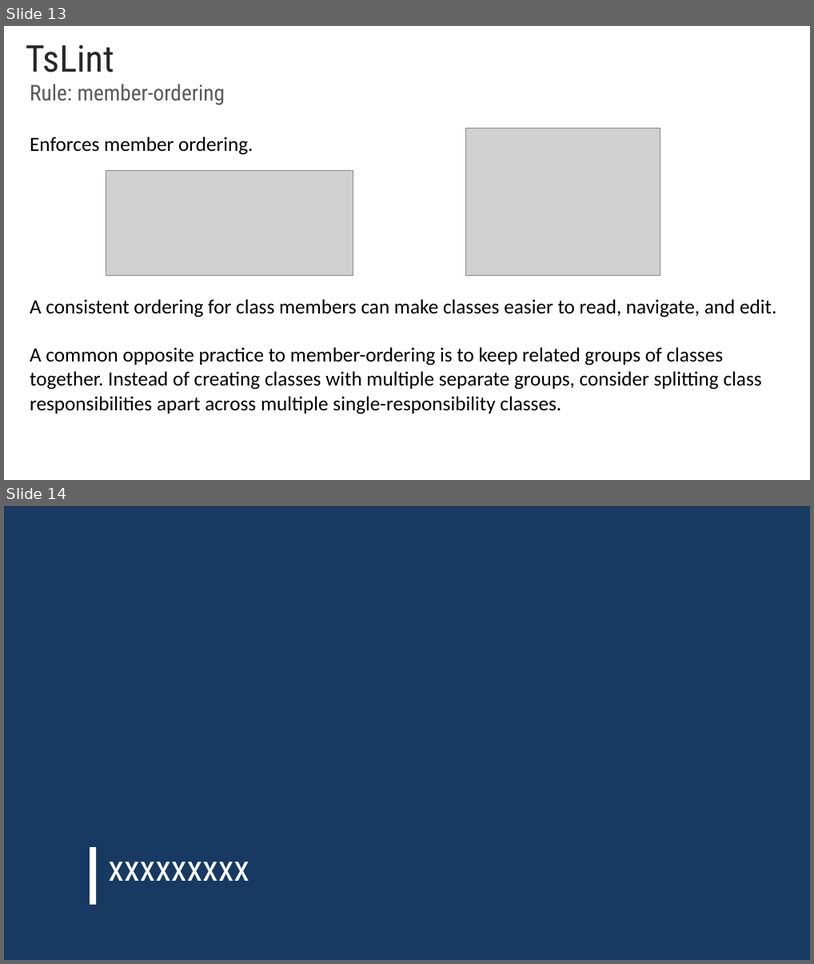
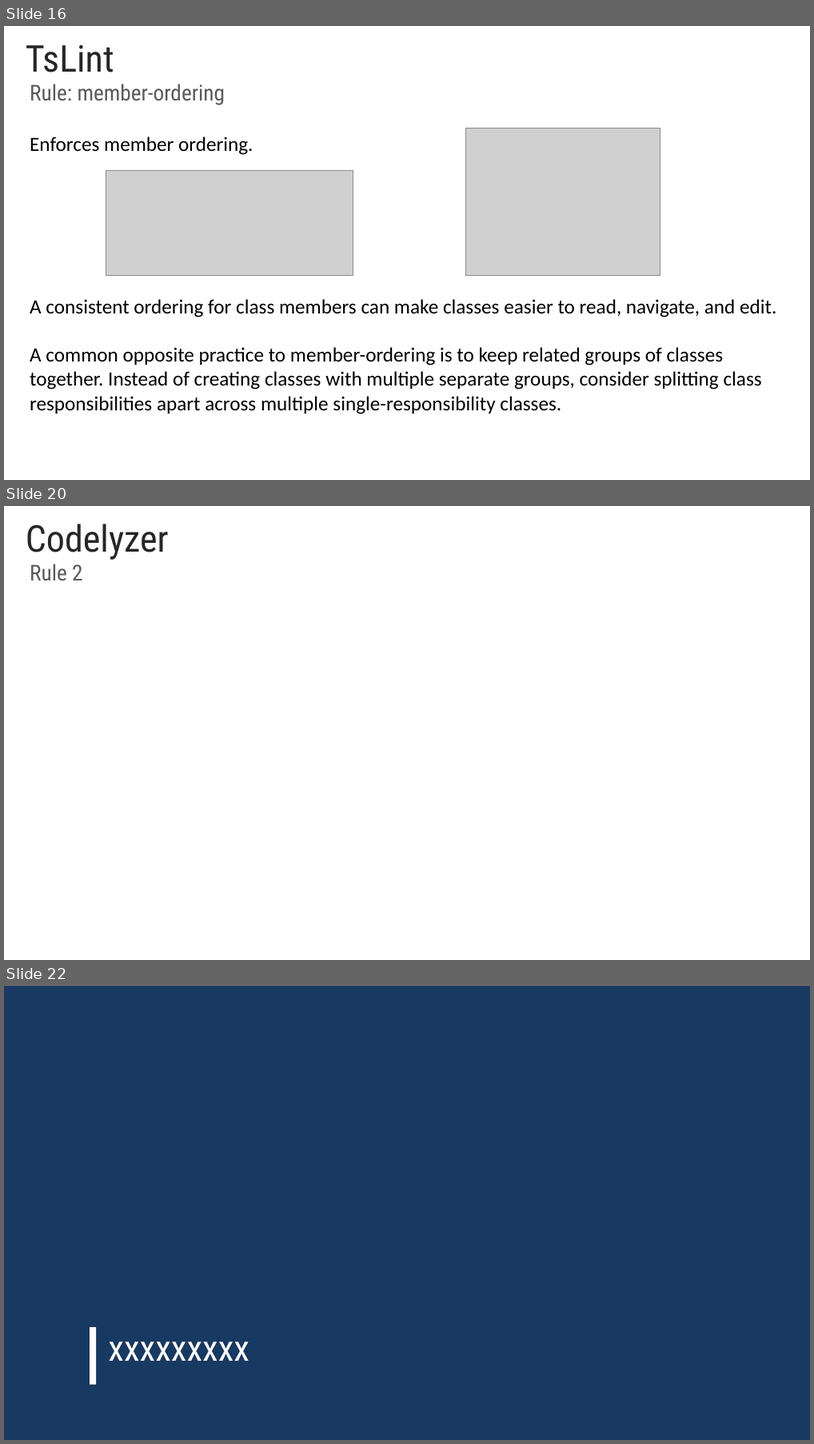
Before and after one commit to rached193/AngularWorkshop-20181116, a slide deck: AngularWorkshop-16-11-2018.pptx. Shown one above the other, each under a label of ours: slides 13 and 14 before the commit, slides 16, 20 and 22 after it; the slides between them are not shown. The pictures are 814x964 and 814x1444 pixels, drawn with LibreOffice and Linux fonts; fonts in the diff are those of the drawing; grey boxes stand for pictures; background and template pictures are left out. Boxes give left, top, right and bottom in pixels: in the first picture for what was removed or moved away, otherwise in the second. Text is boxed around its words. In the diff, an @@ line names an element or a change of style, - is before the commit and + after.

```diff
--- a/AngularWorkshop-16-11-2018.pptx
+++ b/AngularWorkshop-16-11-2018.pptx
@@ slide 20 added at bbox=[4, 506, 810, 960], background #FFFFFF @@
@@ title added at bbox=[26, 524, 169, 560], 44 pt, text #262626 @@
+Codelyzer
@@ text added at bbox=[30, 564, 82, 580], 26 pt, text #595959 @@
+Rule 2
@@ what was slide 13 is now slide 16 @@
@@ what was slide 14 is now slide 22 @@
```
Also in this commit, not shown: 3 slides changed, 8 other slides added, 1 slide removed.
